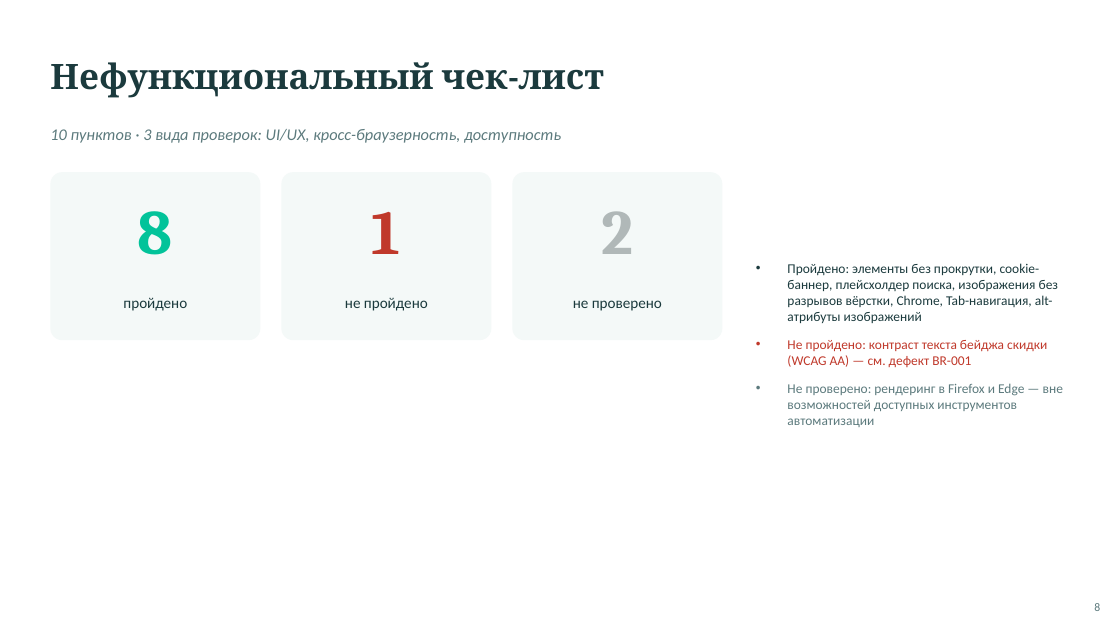
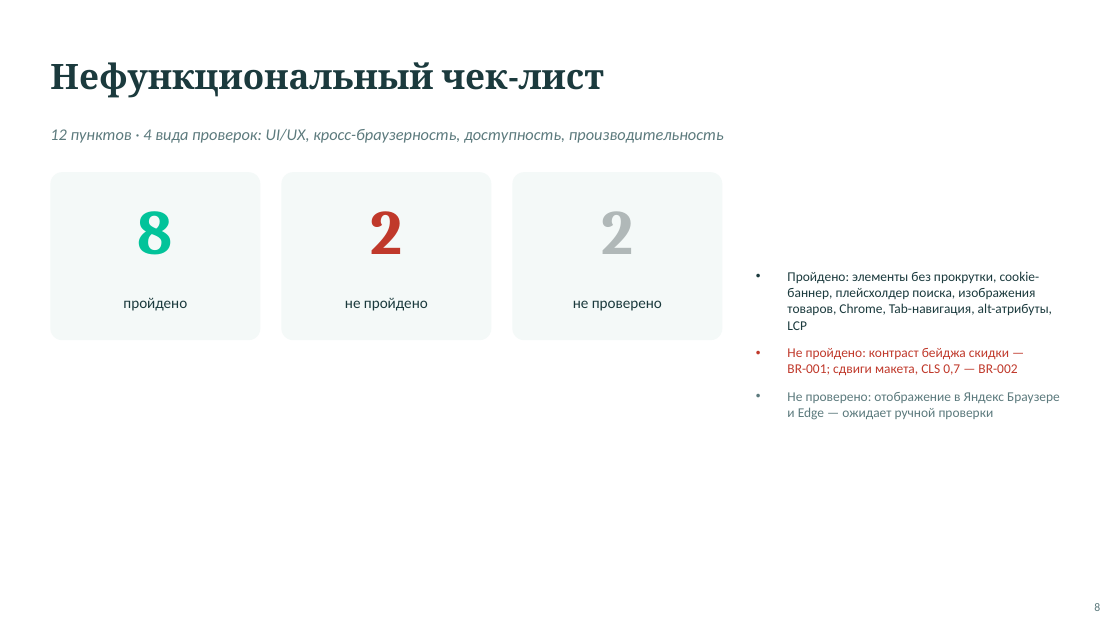
Before and after one commit to Gera-lang405/skypro-diploma-automation, a slide deck: slide 8 of diploma_presentation.pptx. Drawn at 1120x630 pixels with LibreOffice and Linux fonts; fonts in the diff are those of the drawing. Boxes give left, top, right and bottom in pixels: in the first picture for what was removed or moved away, otherwise in the second. Text is boxed around its words. In the diff, an @@ line names an element or a change of style, - is before the commit and + after.

Commit message:
Позитивные UI-тесты, BR-002, обновлённые тест-кейсы, чек-лист и презентация
- UI: поиск по автору и название в карточке товара вместо негативных кейсов;
  выдача берётся только из блока результатов, закрывается список подсказок,
  ожидание монтирования приложения перед вводом запроса
- API: негативный кейс «неподдерживаемый метод» (POST /todos/1 -> 404)
- XLS: шаги по одному действию, колонки «Автотест» и «Статус прогона»;
  чек-лист на 12 пунктов, дефекты BR-001 и BR-002
- Postman: обновлён запрос 8
- README, презентация, скриншоты Allure финального прогона (13/13)

```diff
--- a/diploma_presentation.pptx
+++ b/diploma_presentation.pptx
@@ text at (50,129,724,143): text changed @@
-10 пунктов · 3 вида проверок: UI/UX, кросс-браузерность, доступность
+12 пунктов · 4 вида проверок: UI/UX, кросс-браузерность, доступность, производительность
@@ text at (370,211,402,254): text changed @@
-1
+2
@@ text at (787,271,1060,420): text changed @@
-• Пройдено: элементы без прокрутки, cookie-баннер, плейсхолдер поиска, изображения без разрывов вёрстки, Chrome, Tab-навигация, alt-атрибуты изображений
-• Не пройдено: контраст текста бейджа скидки (WCAG AA) — см. дефект BR-001
-• Не проверено: рендеринг в Firefox и Edge — вне возможностей доступных инструментов автоматизации
+• Пройдено: элементы без прокрутки, cookie-баннер, плейсхолдер поиска, изображения товаров, Chrome, Tab-навигация, alt-атрибуты, LCP
+• Не пройдено: контраст бейджа скидки — BR-001; сдвиги макета, CLS 0,7 — BR-002
+• Не проверено: отображение в Яндекс Браузере и Edge — ожидает ручной проверки
```
Also in this commit, not shown: 9 other slides changed, 1 slide added, 9 other files.
